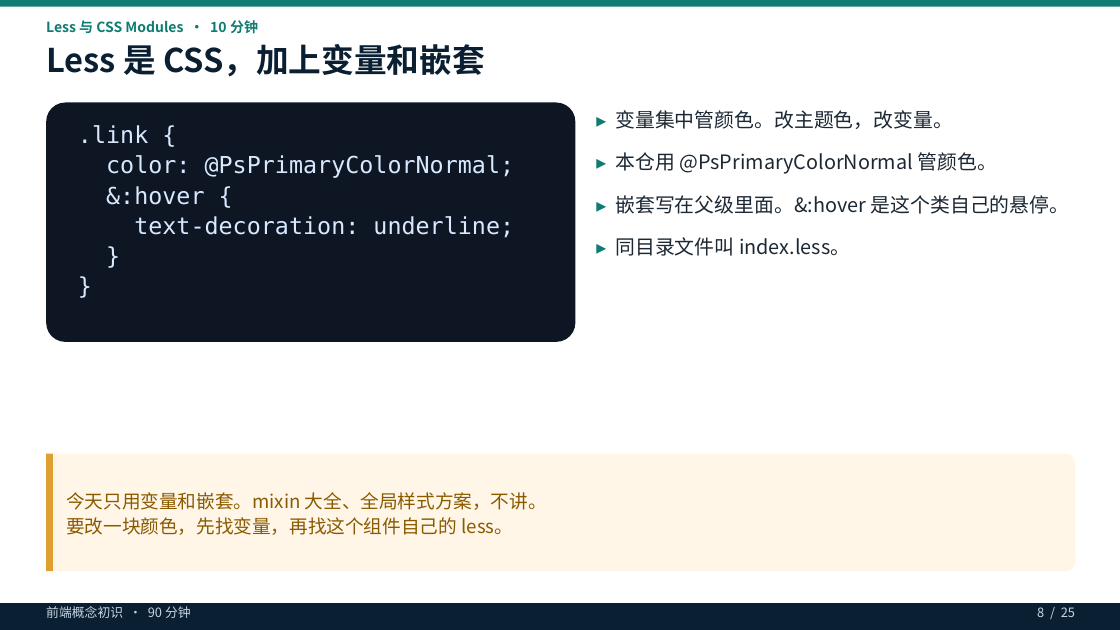
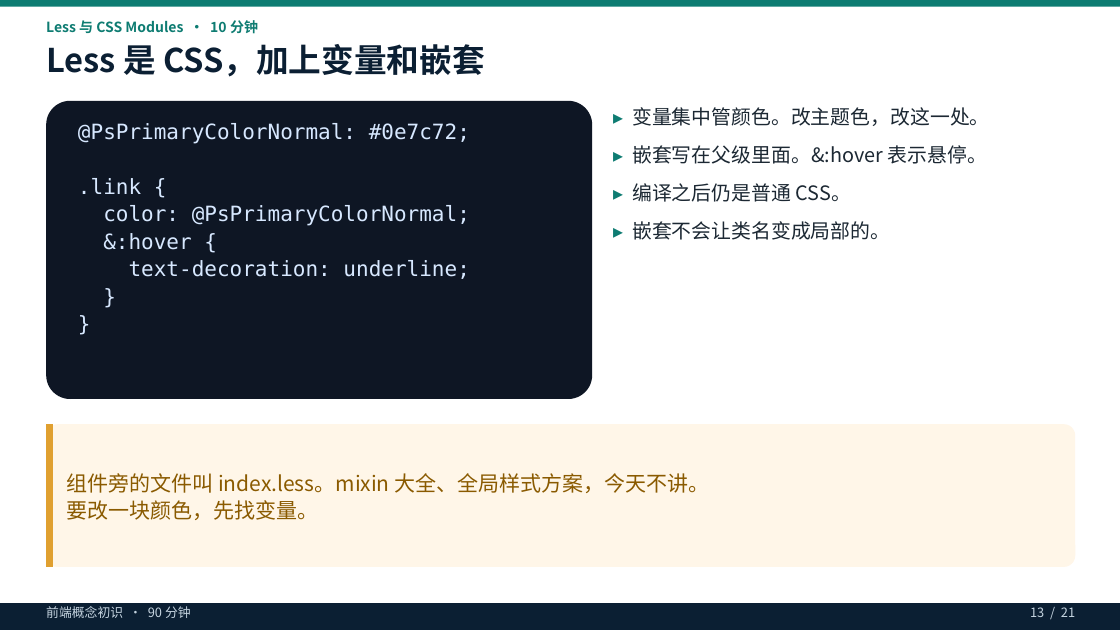
Before and after one commit to shangwanzheng/self-study, a slide deck: slide 13 of 前端概念初识.pptx (slide 6 before the commit). Drawn at 1120x630 pixels with LibreOffice and Linux fonts; fonts in the diff are those of the drawing. Boxes give left, top, right and bottom in pixels: in the first picture for what was removed or moved away, otherwise in the second. Text is boxed around its words. In the diff, an @@ line names an element or a change of style, - is before the commit and + after.

```diff
--- a/前端概念初识.pptx
+++ b/前端概念初识.pptx
@@ rounded rectangle: place and size @@
-rounded rectangle at box(46, 103, 576, 342)
+rounded rectangle at box(46, 101, 592, 399)
@@ text at box(632, 107, 990, 240): text changed @@
-▸ 变量集中管颜色。改主题色，改变量。
-▸ 本仓用 @PsPrimaryColorNormal 管颜色。
-▸ 嵌套写在父级里面。&:hover 是这个类自己的悬停。
-▸ 同目录文件叫 index.less。
+▸ 变量集中管颜色。改主题色，改这一处。
+▸ 嵌套写在父级里面。&:hover 表示悬停。
+▸ 编译之后仍是普通 CSS。
+▸ 嵌套不会让类名变成局部的。
@@ text at box(78, 123, 470, 144): paragraph added @@
+@PsPrimaryColorNormal: #0e7c72;
@@ text at box(78, 178, 470, 279): size 20 to 18 pt in ".link {", "color: @PsPrimaryColorNormal;", "&:hover {", "text-decoration: underline;" and 2 more places @@
@@ rounded rectangle: place and size @@
-rounded rectangle at box(46, 454, 1075, 571)
+rounded rectangle at box(46, 424, 1075, 567)
@@ rectangle: place and size @@
-rectangle at box(46, 454, 53, 571)
+rectangle at box(46, 424, 53, 567)
@@ text at box(66, 473, 710, 520): text changed; size 16 to 18 pt @@
-今天只用变量和嵌套。mixin 大全、全局样式方案，不讲。
-要改一块颜色，先找变量，再找这个组件自己的 less。
+组件旁的文件叫 index.less。mixin 大全、全局样式方案，今天不讲。
+要改一块颜色，先找变量。
@@ text at box(1030, 607, 1075, 617): text changed @@
-8 / 25
+13 / 21
```
Also in this commit, not shown: 11 other slides changed, 9 slides added, 11 slides removed, 59 other files.
